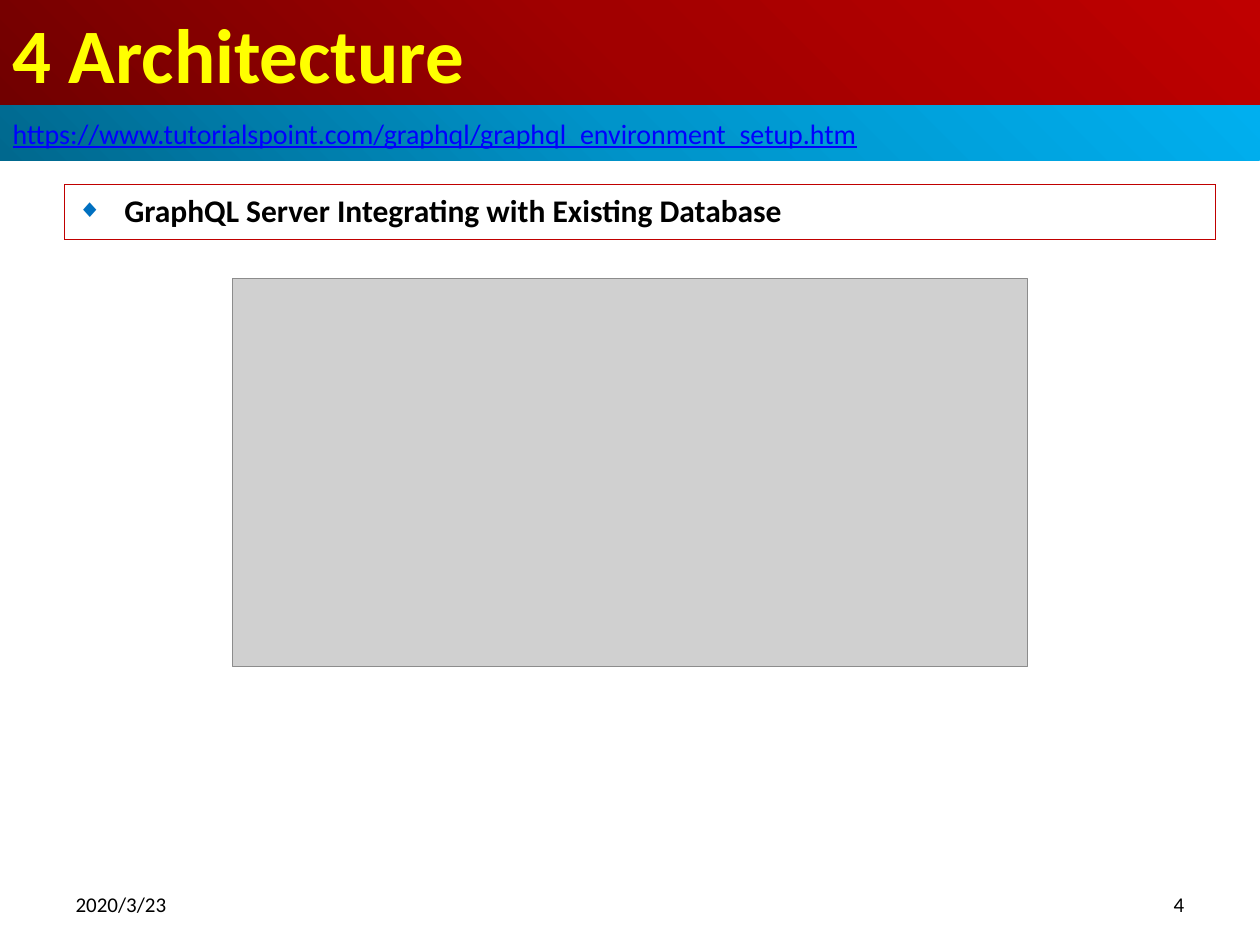
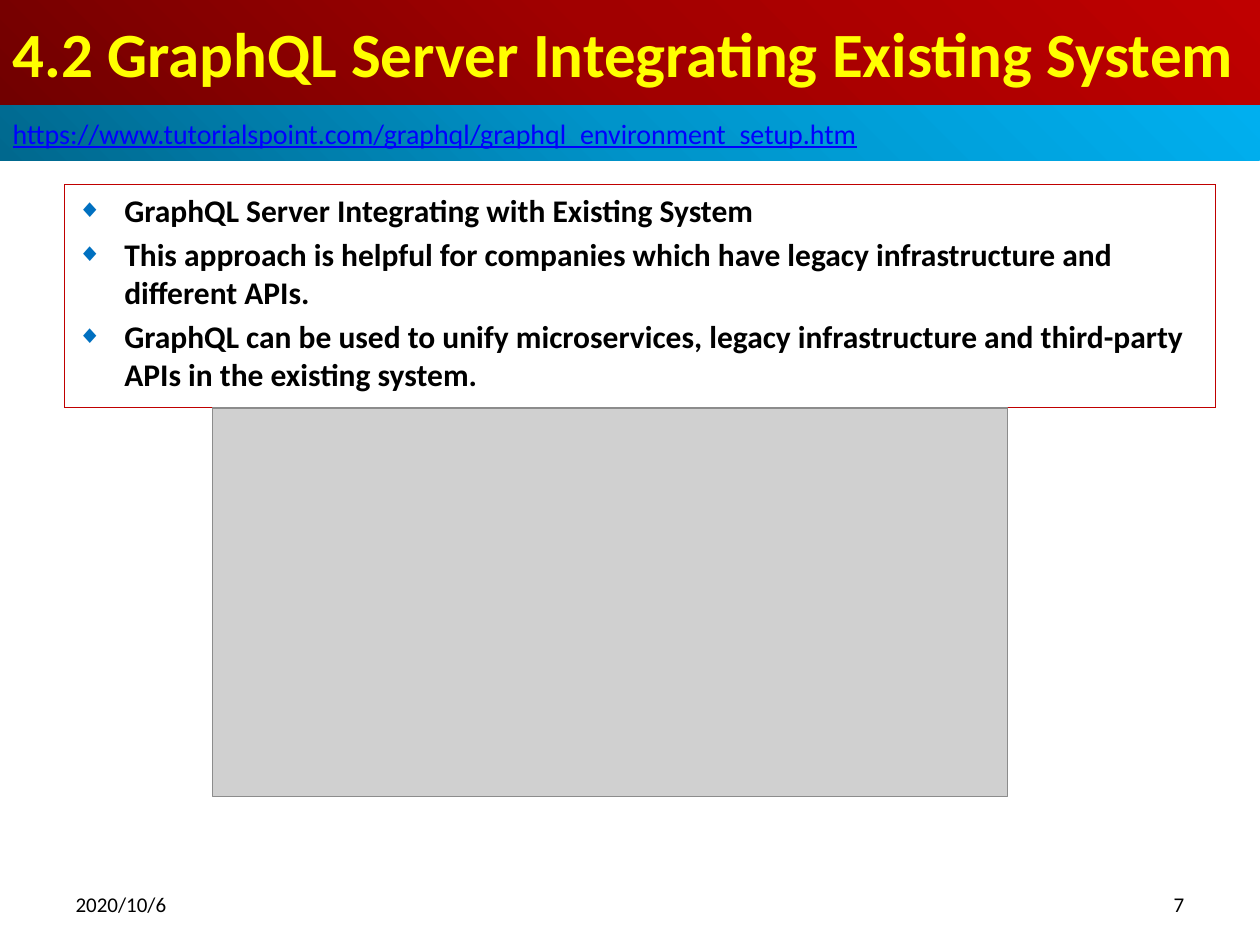
Before and after one commit to peterhchen/700_GraphQL, a slide deck: slide 7 of 04_Architecture.pptx (slide 4 before the commit). Drawn at 1260x945 pixels with LibreOffice and Linux fonts; fonts in the diff are those of the drawing; grey boxes stand for pictures. Boxes give left, top, right and bottom in pixels: in the first picture for what was removed or moved away, otherwise in the second. Text is boxed around its words. In the diff, an @@ line names an element or a change of style, - is before the commit and + after.

```diff
--- a/04_Architecture.pptx
+++ b/04_Architecture.pptx
@@ title at (13,32,1233,88): text changed; size 44 to 36 pt @@
-4 Architecture
+4.2 GraphQL Server Integrating Existing System
@@ subtitle "GraphQL Server Integrating with Existing ...": place and size @@
-subtitle "GraphQL Server Integrating with Existing ..." at (64,185,1215,241)
+subtitle "GraphQL Server Integrating with Existing ..." at (64,185,1215,408)
@@ subtitle at (124,200,1183,392): text changed @@
-◆ GraphQL Server Integrating with Existing Database
+◆ GraphQL Server Integrating with Existing System
+◆ This approach is helpful for companies which have legacy infrastructure and different APIs.
+◆ GraphQL can be used to unify microservices, legacy infrastructure and third-party APIs in the existing system.
@@ picture: place and size @@
-picture at (232,278,1027,667)
+picture at (213,408,1008,796)
@@ text at (76,897,167,913): text changed @@
-2020/3/23
+2020/10/6
@@ page number at (1174,898,1185,912): text changed @@
-4
+7
```
Also in this commit, not shown: 5 other slides changed, 5 slides added.
